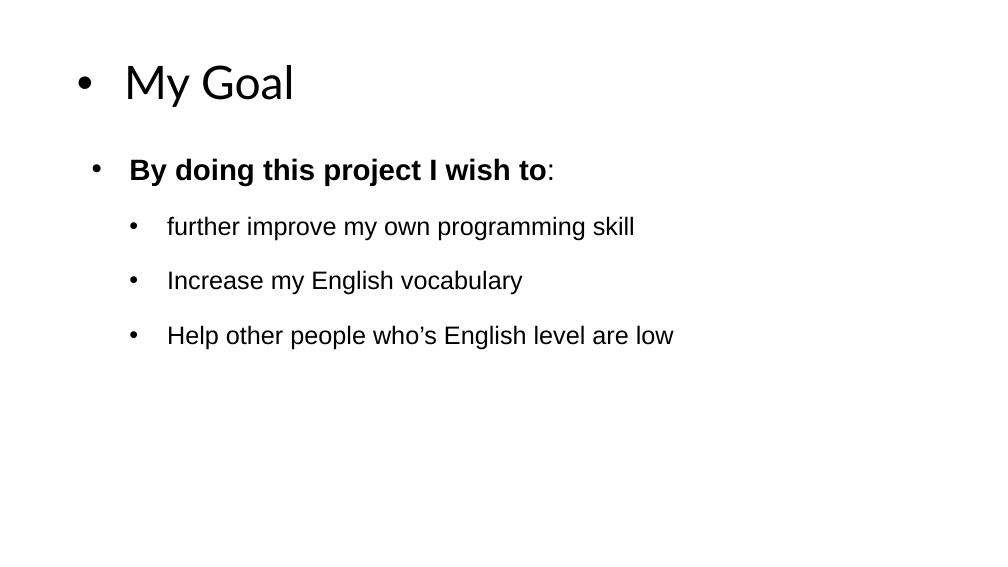
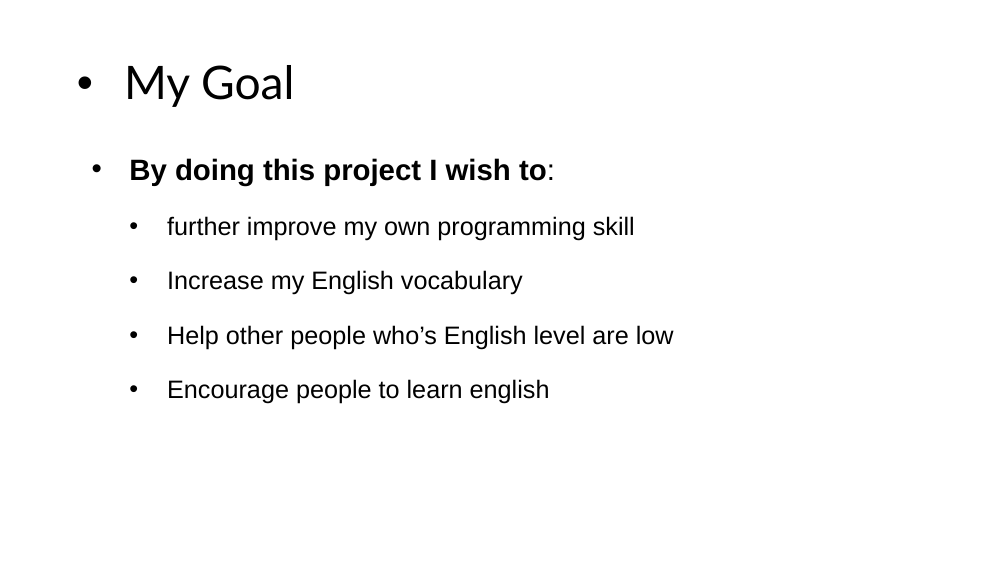
Before and after one commit to iissaaaacc01/School-SBA-english-learning-program-, a slide deck: slide 3 of Isaac SBA Report.pptx. Drawn at 1008x567 pixels with LibreOffice and Linux fonts; fonts in the diff are those of the drawing. Boxes give left, top, right and bottom in pixels: in the first picture for what was removed or moved away, otherwise in the second. Text is boxed around its words. In the diff, an @@ line names an element or a change of style, - is before the commit and + after.

```diff
--- a/Isaac SBA Report.pptx
+++ b/Isaac SBA Report.pptx
@@ text at box(167, 379, 550, 404): paragraph added @@
+  • Encourage people to learn english
```
Also in this commit, not shown: 4 other slides changed.
